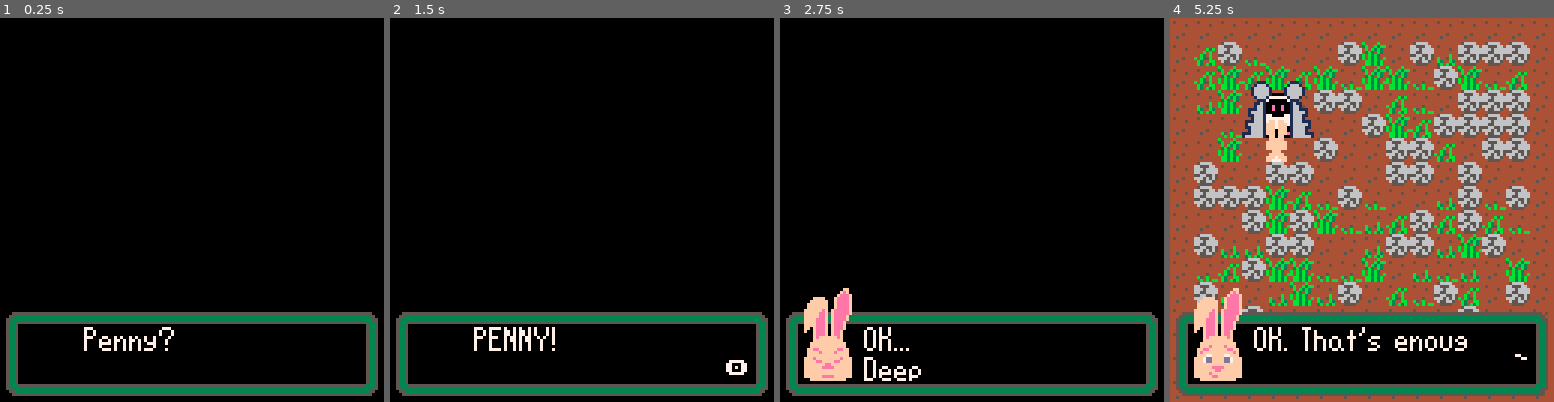
Above: before the commit, frames 1-4 (left to right).
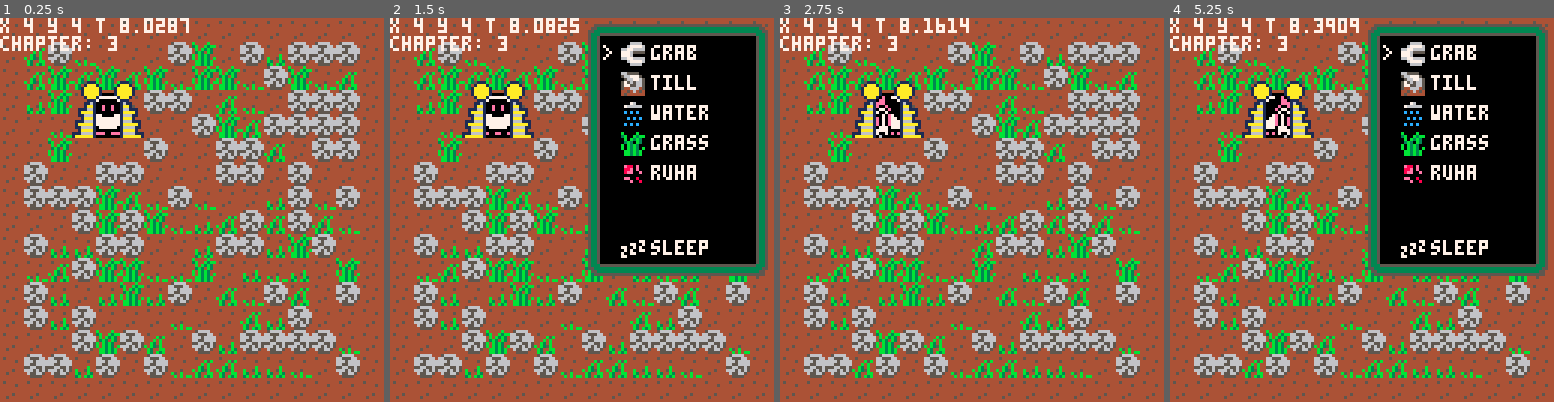
Above: after the commit, the same moments.

Repository: DeCarabas/pico_carts
Game: PICO-8 cartridge robo.p8
Same seed, same stepped clock (60 frames per second), same inputs: the game is played once before the commit and once after it.
Inputs:
- Up to frame 1 (0.25 s): no input
- Up to frame 2 (1.5 s): tap X (X key) at 0.33, 1.07 s; tap O (Z key) at 0.7 s
- Up to frame 3 (2.75 s): hold Right 1.6-2.1 s; tap O (Z key) at 1.7, 2.1, 2.5 s; tap X (X key) at 1.85 s; hold Up 2.15-2.42 s; hold Right from 2.47 s (still down)
- Up to frame 4 (5.25 s): tap O (Z key) every 0.4 s from 2.9 to 4.9 s; tap X (X key) at 2.97, 4.08, 5.2 s; release Right at 3.03 s; hold Left 3.08-3.58 s; hold Down 3.63-3.97 s; hold Right 4.02-4.68 s; hold Up 4.73-5.03 s; hold Left from 5.08 s (still down)

The runs differ from the first frame. In frame 1, 99% of the frame differs, in the area x 0-100%, y 0-100%; in frame 2, 78%; in frame 3, 99%; in frame 4, 54%.

Commit message:
Save and load (kinda)

Diff:
--- a/robo.p8
+++ b/robo.p8
@@ -95,13 +95,14 @@
 --  chapter 2: clear field
 --  chapter 3: till and plant
 function new_game()
-   chapter=0
+   chapter=3 -- hack
    base_x=2+flr(rnd(12))
    base_y=3+flr(rnd(8))
    day=0
    hour=8
    px=base_x
    py=base_y
+   grabbed_item=nil
 
    -- init the item sprite layer
    place_rand(20,144) --grass
@@ -116,12 +117,59 @@
          mset(x+32,y,0)
       end
    end
+
+   -- HAXXX
+   add(flower_seeds, flower:new(flower_size,0))
 end
 
 stream={}
-function stream:new(address, limit)
-   e={buffer=0,bits=8,address=address,limit=limit}
-   return setmetatable(e,{__index=self})
+function stream:new_write(address, limit)
+   return setmetatable(
+      {buffer=0,bits=8,address=address,limit=limit},
+      {__index=self})
+end
+function stream:new_read(address, limit)
+   return setmetatable(
+      {buffer=0,bits=0,address=address,limit=limit},
+      {__index=self})
+end
+function stream:read()
+   assert(self.limit > 0)
+   self.limit-=1
+   self.address+=1
+
+   return @(self.address-1)
+end
+function stream:read2()
+   assert(self.limit > 1)
+   self.limit-=2
+   self.address+=2
+   return %(self.address-2)
+end
+function stream:unpack(width)
+   local buffer = self.buffer
+   local bits = self.bits
+
+   local result = 0
+   while width > 0 do
+      if bits == 0 then
+         assert(self.limit > 0) self.limit -= 1
+         buffer = @self.address
+         self.address += 1
+         bits = 8
+      end
+
+      local consume = min(bits, width)
+      result = (result << consume) | (buffer >> (bits - consume))
+      result &= 0xFF -- the remaining bits must not go into the fraction
+      bits -= consume
+      buffer &= ((1<<bits) - 1)
+      width -= consume
+   end
+
+   self.buffer = buffer
+   self.bits = bits
+   return result
 end
 function stream:write(v)
    if (v==nil) v=0
@@ -132,15 +180,6 @@
    poke(self.address, v)
    self.address+=1
 end
-function stream:pack44(a,b)
-   assert(a>=0 and a<16) -- a must be 4bit
-   assert(b>=0 and b<16) -- b must be 4bit
-   assert(self.limit > 0)
-   self.limit -= 1
-
-   poke(self.address, a<<4|b)
-   self.address+=1
-end
 function stream:write2(v)
    assert(self.limit > 1)
    self.limit -= 2
@@ -148,25 +187,28 @@
    poke2(self.address, v)
    self.address+=2
 end
-function stream:pack6(v)
+function stream:pack(width, ...)
    local bits=self.bits
    local buffer=self.buffer
-
-   assert(v>=0 and v<64) -- value must fit in 6 bits
-   local remaining = 6
-   while remaining > 0 do
-      local consume = min(bits, remaining)
-      buffer = buffer << consume | v >> (remaining - consume)
-      bits -= consume
-      if bits == 0 then
-         poke(self.address, buffer)
-         assert(self.limit > 0) self.limit -= 1
-         self.address+=1
-         bits = 8
-         buffer = 0
-      end
-      remaining -= consume
-      v &= ((1<<remaining)-1)
+   local values={...}
+
+   for v in all(values) do
+      local remaining = width
+      assert(v>=0 and v<(1<<remaining))
+      while remaining > 0 do
+         local consume = min(bits, remaining)
+         buffer = (buffer << consume) | (v >> (remaining - consume))
+         bits -= consume
+         if bits == 0 then
+            poke(self.address, buffer)
+            assert(self.limit > 0) self.limit -= 1
+            self.address+=1
+            bits = 8
+            buffer = 0
+         end
+         remaining -= consume
+         v &= ((1<<remaining) - 1)
+      end
    end
 
    self.buffer=buffer
@@ -175,6 +217,20 @@
 function stream:flush()
    assert(self.bits==8 and self.buffer==0)
 end
+
+function test_pack()
+   local s=stream:new_write(0x8000,256)
+   for i=1,8 do
+      s:pack(6, i)
+   end
+   s=stream:new_read(0x8000,256)
+   for i=1,8 do
+      local v=s:unpack(6)
+      assert(v==i, v.." "..i)
+   end
+   print("pass")
+end
+
 
 -- list all the sprite values that can be saved here.
 -- we store the index in this list (so it can fit in
@@ -182,8 +238,12 @@
 save_item_code={0, 160, 144, 145, 146, 147}
 
 function save_game()
-   -- compare with new_game
-   local w = stream:new(0x5e00,256)
+   -- note: we work very hard to get in our 256 bytes here
+   --       so that save-games work in the web player. we
+   --       could theoretically use cstore() to let us save
+   --       way more data, but that comes with other limits
+   -- compare with load_game
+   local w = stream:new_write(0x5e00,256)
 
    -- write a version byte first so that we know if there's
    -- a savegame or not. We should probably find something
@@ -193,17 +253,17 @@
    -- pack in various things. the map coordinates can always
    -- be packed into a single byte because they have a max
    -- of 15.
-   w:pack44(base_x, base_y)  -- 2
+   w:pack(4, base_x, base_y) -- 2
 
    -- all these have more than 4 bits of value. (chapter
    -- probably doesn't more than 4 but ... it's not worth
    -- packing it up more)
    w:write(chapter)          -- 3
-   w:write(day)              -- 4
-   w:write(hour)             -- 5
-   w:write(tank_level)       -- 6
-   w:write(energy_level)     -- 7
-   w:write(grabbed_item)     -- 8
+   w:write((day+1)%112)      -- 4
+   -- hour = 8
+   -- tank_level = 100
+   -- energy_level = 100
+   w:write(grabbed_item)     -- 5
 
    -- now pack up the seeds. we can have 16 flower seeds,
    -- and each uses two bytes, so we use 32 bytes here.
@@ -213,19 +273,19 @@
       else
          w:write2(0)
       end
-   end                      -- 40
+   end                      -- 37
 
    -- now pack up the items. each item gets 6 bits.
    -- the high bits are the signal bits:
    --
-   --   0b0xxxxx     a raw sprite index
-   --   0b10xxxx     a flower seed index
-   --   0b11xxxx     (tbd, but maybe a tree seed index)
+   --   0b0xxxxx     xxxxx = raw sprite index
+   --   0b1axxxx     xxxx  = seed index, a = age
+   --                        (0=half grown, 1=full grown)
    --
    -- 16*16*6/8 = 192 bytes
    for y=0,15 do
       for x=0,15 do
-         local written=false
+         local encoded=nil
          local item = mget(x+32, y)
          if item==148 then
             -- placeholder for a flower.
@@ -239,8 +299,13 @@
                      if flower.seed==flower_seeds[si] then
                         -- set the high bit to indicate that
                         -- this is a seed index (which is
-                        -- in [1-16] anyway.)
-                        w:pack6(0b100000 | si)
+                        -- in [1-16] anyway.) the next bit
+                        -- indicates whether the flower is
+                        -- old or young.
+                        encoded = 0b100000 | si
+                        if flower.age > 0.5 then
+                           encoded |= 0b010000
+                        end
                         written=true
                         break
                      end
@@ -251,35 +316,77 @@
          else
             for ii=1,#save_item_code do
                if save_item_code[ii]==item then
-                  w:pack6(ii)
+                  encoded = ii
                   written=true
                   break
                end
             end
          end
-         assert(written)
-      end
-   end
-   w:flush()                       -- 232
-
-   -- 24 bytes to spare! tree seeds maybe! :)
+         w:pack(6, encoded)
+      end
+   end
+   w:flush()                       -- 229
+
+   -- 27 bytes to spare! tree seeds maybe! :)
 end
 
 function load_game()
-   -- compare with save_game
-   local p=0x5e00
-   chapter=$p p+=4
-   base_x=$p  p+=4
-   base_y=$p  p+=4
-   day=$p     p+=4
-   hour=$p    p+=4
-   px=$p      p+=4
-   py=$p      p+=4
-   for y=1,14 do
-      for x=1,14 do
-         mset(x+32,y,@p) p+=1
-      end
-   end
+   -- reset the cart...
+   reload()
+
+   -- See save_game for details
+   local w = stream:new_read(0x5e00,256)
+
+   if not w:read() == 1 then
+      return false
+   end
+
+   base_x = w:unpack(4) px = base_x
+   base_y = w:unpack(4) py = base_y
+
+   chapter = w:read()
+   day = w:read()
+   hour = 8
+   tank_level = 100
+   energy_level = 100
+   grabbed_item = w:read()
+   if grabbed_item == 0 then grabbed_item = nil end
+
+   flower_seeds={}
+   for fi=1,16 do
+      local seed = w:read2()
+      if seed ~= 0 then
+         add(flower_seeds, flower:new(flower_size, fi-1, seed>>16))
+      end
+   end                      -- 39
+
+   -- unpack the items. each item gets 6 bits.
+   -- the high bits are the signal bits:
+   --
+   --   0b0xxxxx     xxxxx = raw sprite index
+   --   0b1axxxx     xxxx  = seed index, a = age
+   --                        (0=half grown, 1=full grown)
+   --
+   -- 16*16*6/8 = 192 bytes
+   flowers={}
+   for y=0,15 do
+      for x=0,15 do
+         local encoded = w:unpack(6)
+         if encoded & 0b100000 ~= 0 then -- flower
+            local age, si = 0.5, encoded & 0b001111
+            if encoded & 0b010000 ~= 0 then
+               age = 1.0
+            end
+
+            assert(si>0 and si<=#flower_seeds, x.." "..y.." "..si)
+            add_flower(flower_seeds[si], age, x, y)
+         else
+            mset(32+x, y, save_item_code[encoded])
+         end
+      end
+   end
+
+   return true
 end
 
 -- player state
@@ -298,7 +405,6 @@
    water_cost=0.5
    plant_cost=0.5
 
-   grabbed_item=nil
    tx=px ty=py
 
    animation=nil
@@ -346,8 +452,12 @@
    init_water()
 end
 
+flower_sy=88
+
 function _init()
    poke(0x5f36,0x40) -- disable print scroll
+   flower:init(flower_sy)
+
    cartdata("doty_robo_p8")
 
    load_font()
@@ -360,6 +470,11 @@
    menuitem(1,"+energy",function() energy_level=max_energy end)
    menuitem(2,"-energy",function() energy_level=mid(max_energy,0,energy_level/2) end)
    menuitem(3,"+8hrs",function() hour+=8 end)
+   menuitem(4,"load", function()
+               if load_game() then
+                  init_game()
+               end
+   end)
 
    if chapter == 0 then
       do_script(cs_intro)
@@ -505,7 +620,9 @@
          {{frame=45, duration=15},
           {frame=13, duration=15},
           {frame=1,  duration=15}},
-         function() end)
+         function()
+            save_game()
+         end)
    end
 end
 
@@ -624,9 +741,7 @@
    -- before penny fixes the base
    if (chapter < 2) return
 
-   if px==base_x and
-      py==base_y then
-      save_game() -- auto-save
+   if px==base_x and py==base_y then
       energy_level=min(max_energy, energy_level+recharge_rate)
       if chapter >= 3 then
          tank_level=min(max_tank, tank_level+water_rate)
@@ -927,10 +1042,10 @@
          end
       end
    end
-   -- for fi=1,#flowers do
-   --    local f=flowers[fi]
-   --    print(fi.." "..f.seed.name.." "..f.x.." "..f.y)
-   -- end
+   for fi=1,#flowers do
+      local f=flowers[fi]
+      print(fi.." "..f.seed.name.." "..f.x.." "..f.y)
+   end
    if DBG_last_ys then
       for yi=1,#DBG_last_ys do
          local ly=DBG_last_ys[yi]
@@ -1017,7 +1132,7 @@
       draw_meters()
    end
 
-   -- draw_debug()
+   draw_debug()
 end
 
 function _draw()
@@ -1093,13 +1208,8 @@
 
 flowers={}
 flower_size=6
-flower_sy=88
 
 function init_plants()
-   flower:init(flower_sy)
-
-   add(flower_seeds, flower:new(flower_size,0))
-
    -- init the reverse-lookup
    -- table for the plant data.
    local plant_spr={}
@@ -1146,7 +1256,7 @@
    for f in all(flowers) do
       -- :todo: check wetness, allow water to grow faster.
       --        (or at all?)
-      f.age=mid(f.age,f.age+flower_rate,1)
+      f.age=min(f.age+flower_rate,1)
    end
 end
 
@@ -1198,6 +1308,11 @@
    end
 end
 
+function add_flower(seed, age, tx, ty)
+   add(flowers, {x=tx,y=ty,seed=seed,age=age})
+   mset(tx+32,ty,148) -- add placeholder
+end
+
 function i_flower(item,tx,ty)
    if map_flag(tx,ty,1) then
       buzz()
@@ -1212,8 +1327,7 @@
    energy_level-=plant_cost
 
    local seed=item.seed
-   add(flowers, {x=tx,y=ty,seed=seed,age=0.1})
-   mset(tx+32,ty,148) -- add placeholder
+   add_flower(seed, 0.25, tx, ty)
 end
 
 
